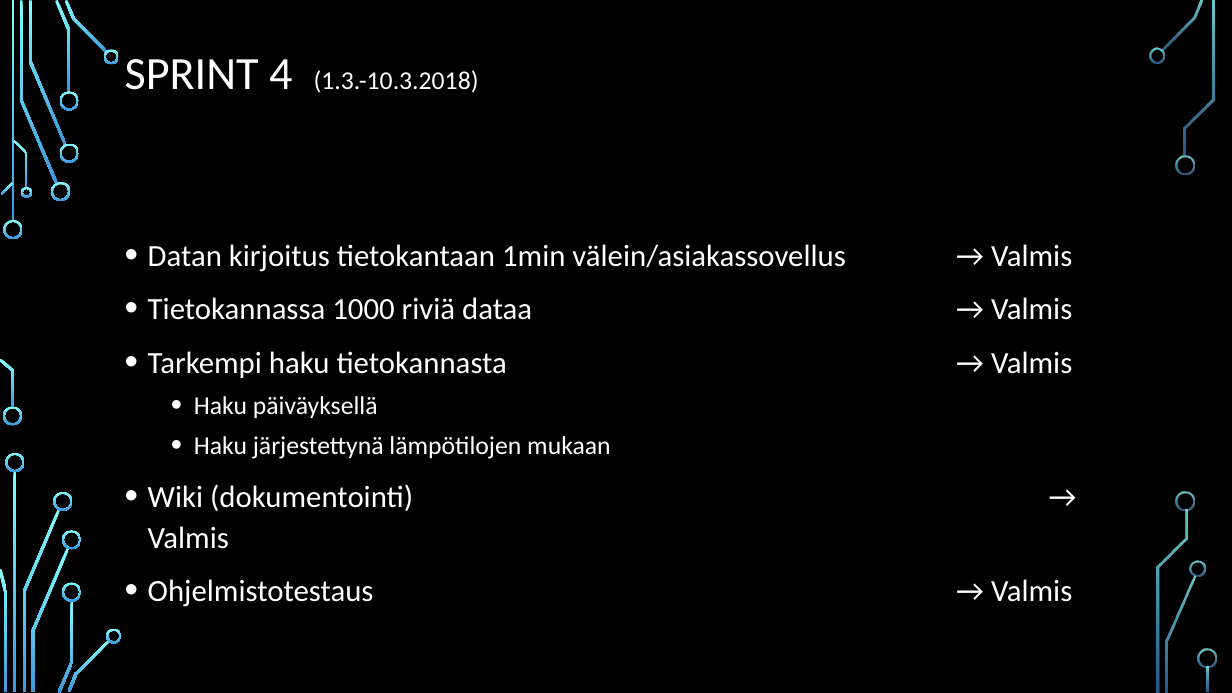
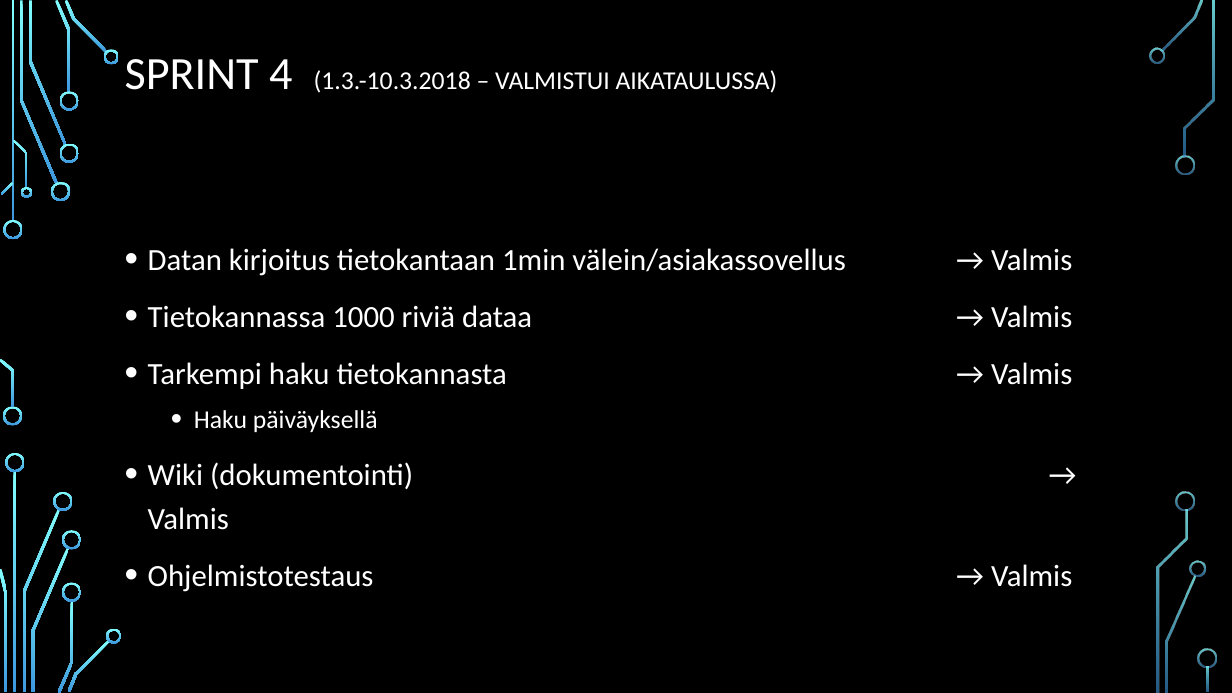
Before and after one commit to tempsens/java, a slide deck: slide 9 of java/Ryhmä 9 - Lämpötilaseuranta v5.pptx. Drawn at 1232x693 pixels with LibreOffice and Linux fonts; fonts in the diff are those of the drawing; background and template pictures are left out. Boxes give left, top, right and bottom in pixels: in the first picture for what was removed or moved away, otherwise in the second. Text is boxed around its words. In the diff, an @@ line names an element or a change of style, - is before the commit and + after.

```diff
--- a/java/Ryhmä 9 - Lämpötilaseuranta v5.pptx
+++ b/java/Ryhmä 9 - Lämpötilaseuranta v5.pptx
@@ title at box(125, 59, 778, 93): text changed @@
-SPRINT 4 (1.3.-10.3.2018)
+SPRINT 4 (1.3.-10.3.2018 – VALMISTUI AIKATAULUSSA)
@@ text "Datan kirjoitus tietokantaan 1min välein/asiakassovellus ..." at box(148, 248, 1072, 592): line spacing 1.1 to 1.2 @@
@@ text at box(194, 436, 610, 459): paragraph removed @@
-  • Haku järjestettynä lämpötilojen mukaan
```
Also in this commit, not shown: 1 slide added, 3 other files.
